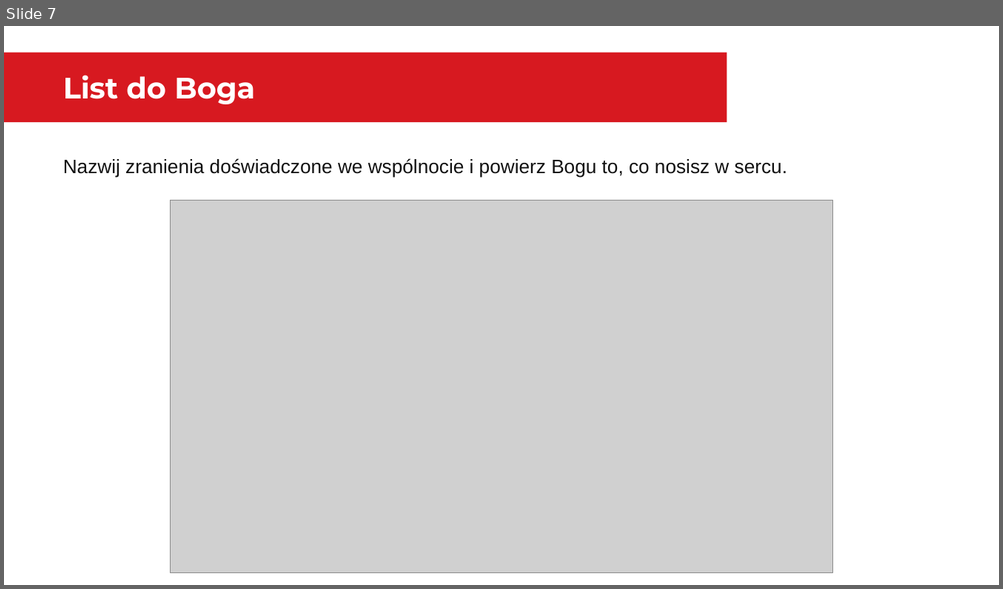
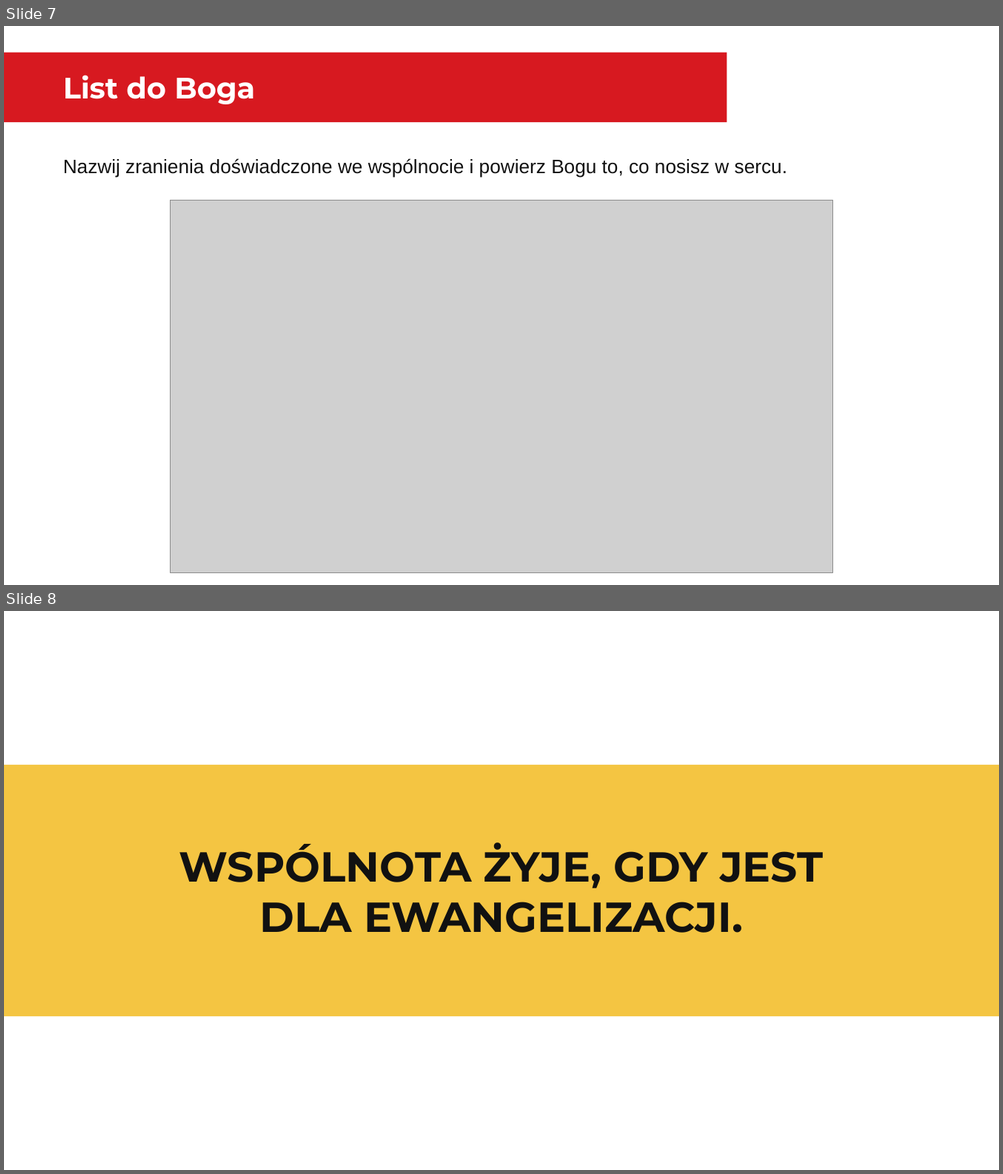
Before and after one commit to folkien/teachings, a slide deck: issue_kurs_kamch_lubecko/8.wspolnota/prezentacja.pptx. Shown one above the other, each under a label of ours: slide 7 before the commit, slides 7 and 8 after it. The pictures are 1003x589 and 1003x1174 pixels, drawn with LibreOffice and Linux fonts; fonts in the diff are those of the drawing; grey boxes stand for pictures. Boxes give left, top, right and bottom in pixels: in the first picture for what was removed or moved away, otherwise in the second. Text is boxed around its words. In the diff, an @@ line names an element or a change of style, - is before the commit and + after.

```diff
--- a/issue_kurs_kamch_lubecko/8.wspolnota/prezentacja.pptx
+++ b/issue_kurs_kamch_lubecko/8.wspolnota/prezentacja.pptx
@@ slide 8 added at [4,611,999,1170], background #FFFFFF @@
@@ rectangle added at [4,765,999,1017], fill #F4C542 @@
@@ text added at [179,843,822,933], 40.5 pt, text #111111, bold @@
+WSPÓLNOTA ŻYJE, GDY JEST
+DLA EWANGELIZACJI.
```
Also in this commit, not shown: 3 other files.
